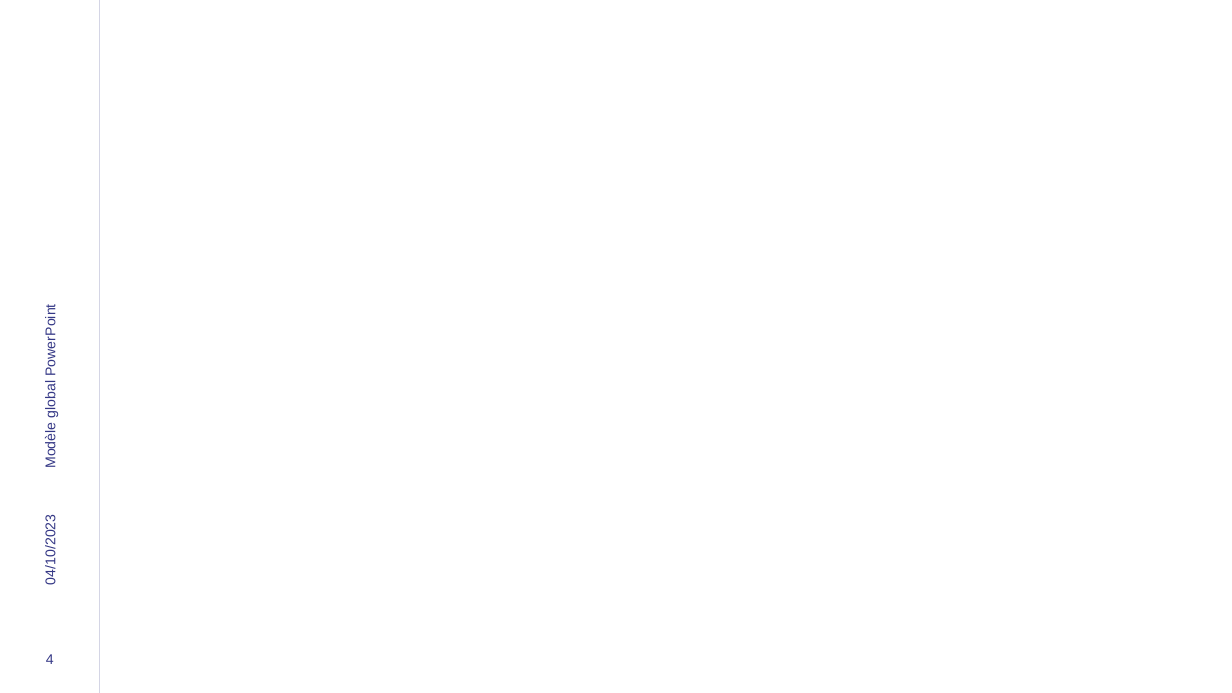
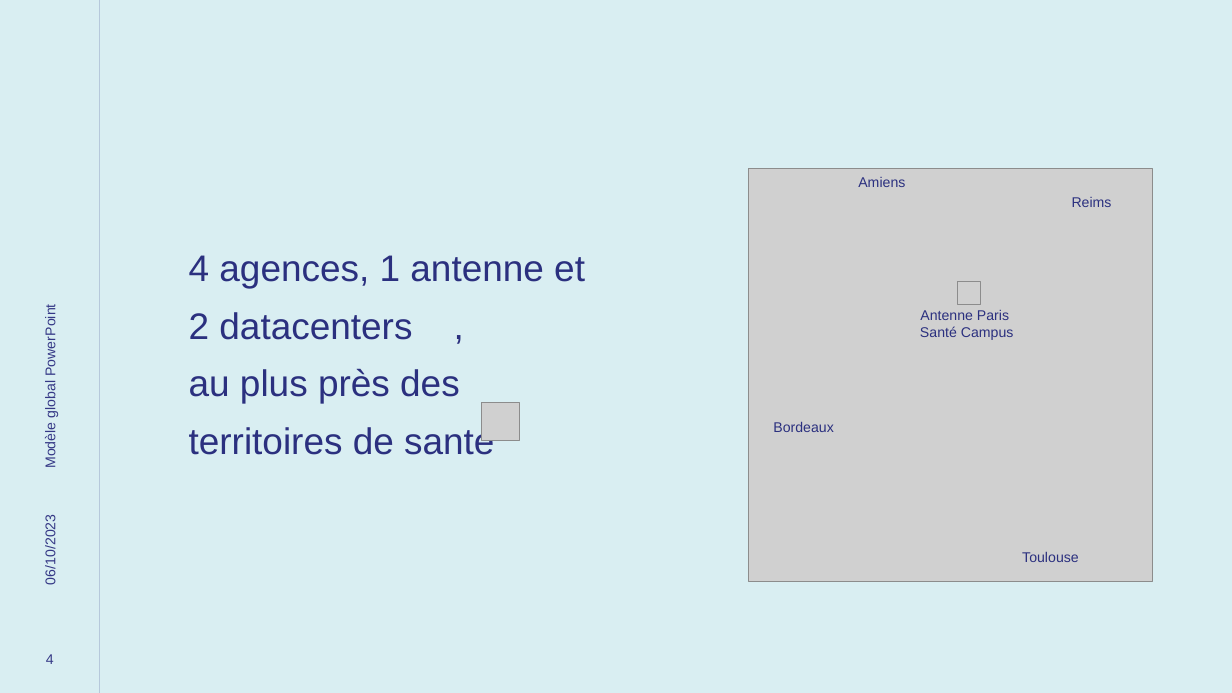
Before and after one commit to PierrePac/miphi, a slide deck: slide 4 of Annexe/Dossier/Présentation1.pptx. Drawn at 1232x693 pixels with LibreOffice and Linux fonts; fonts in the diff are those of the drawing; grey boxes stand for pictures; background and template pictures are left out. Boxes give left, top, right and bottom in pixels: in the first picture for what was removed or moved away, otherwise in the second. Text is boxed around its words. In the diff, an @@ line names an element or a change of style, - is before the commit and + after.

Commit message:
dossier plus fixing question bug

```diff
--- a/Annexe/Dossier/Présentation1.pptx
+++ b/Annexe/Dossier/Présentation1.pptx
@@ background #FFFFFF to #D9EEF2 @@
@@ picture added at bbox=[749, 168, 1153, 581] @@
@@ text added at bbox=[858, 177, 905, 187], 11 pt, text #2B307F @@
+Amiens
@@ text added at bbox=[1072, 197, 1112, 207], 11 pt, text #2B307F @@
+Reims
@@ title added at bbox=[189, 255, 585, 455], 28.8 pt, text #2B307F @@
+4 agences, 1 antenne et
+2 datacenters ,
+au plus près des territoires de santé
@@ picture added at bbox=[958, 282, 981, 305] @@
@@ text added at bbox=[920, 310, 1014, 340], 11 pt, text #2B307F @@
+Antenne Paris
+Santé Campus
@@ picture added at bbox=[482, 403, 519, 441] @@
@@ text added at bbox=[773, 422, 833, 432], 11 pt, text #2B307F @@
+Bordeaux
@@ text at bbox=[43, 521, 59, 583]: text changed @@
-04/10/2023
+06/10/2023
@@ text added at bbox=[1022, 552, 1079, 562], 11 pt, text #2B307F @@
+Toulouse
```
Also in this commit, not shown: 37 other slides changed, 3 slides added, 3 slides removed, 7 other files.
